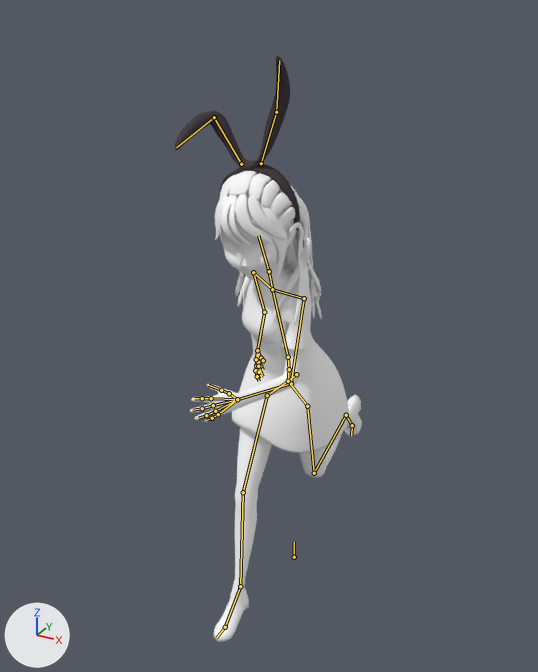
The Blender file res/alice/alice.blend, before and after one commit.
Rendered twice from a 50 mm camera at (0.932, -1.878, 1.773) aimed at (-0.076, -0.044, 0.856). Lighting does not change. The marker at lower left points along +X, +Y and +Z. Both versions are drawn at frame 16 of the action 'Action'; the numbers are the values there. The bones that bend it are drawn over the model as lines.

The first picture shows 'Body', 'Bottoms', 'Hair', 'Hair.001', 'Hair.002', 'Ribbon'.
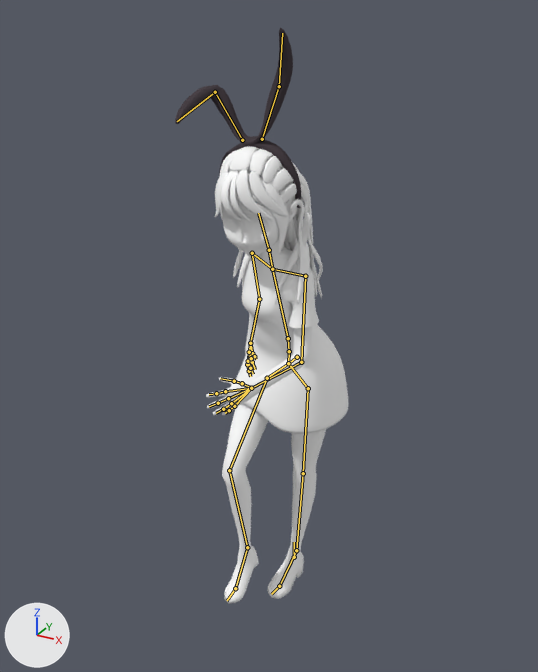
Location of each change, [x1, y1, x2, y2] in pixels of the pictures (538 x 672 px):
```json
{"object": "Body", "change": "posed", "before": [190, 180, 349, 453], "after": [206, 156, 348, 434], "on screen": "11% narrower"}
{"object": "Bottoms", "change": "posed", "before": [213, 395, 362, 642], "after": [222, 404, 326, 604]}
{"object": "Hair", "change": "posed", "before": [219, 171, 322, 326], "after": [219, 146, 323, 305]}
{"object": "Ribbon", "change": "posed", "before": [175, 56, 300, 230], "after": [175, 27, 301, 208]}
{"object": "Hair.001", "change": "posed", "before": [215, 194, 287, 245], "after": [215, 169, 289, 221]}
{"object": "Hair.002", "change": "posed", "before": [228, 196, 288, 276], "after": [220, 172, 289, 254]}
{"bone": "pelvis", "before": "(296, 374) to (288, 381)", "after": "(297, 357) to (288, 363)"}
{"bone": "spine_03", "before": "(288, 357) to (272, 289)", "after": "(288, 338) to (272, 269)"}
{"bone": "lowerarm_l", "before": "(304, 298) to (291, 383)", "after": "(305, 276) to (301, 362)"}
{"bone": "hand_l", "before": "(291, 383) to (237, 399)", "after": "(301, 362) to (251, 388)"}
{"bone": "lowerarm_r", "before": "(253, 272) to (264, 312)", "after": "(252, 253) to (259, 299)"}
{"bone": "hand_r", "before": "(264, 312) to (257, 350)", "after": "(259, 299) to (250, 343)"}
{"bone": "head", "before": "(269, 271) to (258, 235)", "after": "(269, 250) to (258, 213)"}
{"bone": "calf_l", "before": "(307, 406) to (314, 473)", "after": "(308, 388) to (303, 473)"}
{"bone": "foot_l", "before": "(314, 473) to (346, 415)", "after": "(303, 473) to (296, 550)"}
{"bone": "calf_r", "before": "(267, 395) to (243, 492)", "after": "(267, 378) to (229, 470)"}
{"bone": "foot_r", "before": "(243, 492) to (240, 586)", "after": "(229, 470) to (247, 547)"}
{"bone": "ball_r", "before": "(240, 586) to (225, 627)", "after": "(247, 547) to (235, 588)"}
```

Scene script edits in JSON lines:
```json
{"block": "bone_pelvis", "where": "bone_pelvis = bpy.data.objects['alice'].pose.bones['pelvis']  # child of 'Root'"}
{"op": "set", "path": "bone_pelvis.location", "old": "(0.0, -0.002, 0.051)", "new": "(0.0, 0.0, -0.009)"}
{"block": "bone_spine_03", "where": "bone_spine_03 = bpy.data.objects['alice'].pose.bones['spine_03']  # child of 'spine_02'"}
{"op": "set", "path": "bone_spine_03.rotation_quaternion", "old": "(0.984, 0.056, -0.164, -0.009)", "new": "(0.984, 0.056, -0.136, -0.008)", "note": "degrees (7, -19, -2) -> degrees (7, -16, -2)"}
{"block": "bone_lowerarm_l", "where": "bone_lowerarm_l = bpy.data.objects['alice'].pose.bones['lowerarm_l']  # child of 'upperarm_l'"}
{"op": "set", "path": "bone_lowerarm_l.rotation_quaternion", "old": "(0.906, -0.358, -0.217, 0.032)", "new": "(0.915, -0.315, -0.191, 0.046)", "note": "degrees (-46, -22, 13) -> degrees (-40, -19, 13)"}
{"block": "bone_hand_l", "where": "bone_hand_l = bpy.data.objects['alice'].pose.bones['hand_l']  # child of 'lowerarm_l'"}
{"op": "set", "path": "bone_hand_l.rotation_quaternion", "old": "(0.927, -0.297, 0.114, 0.193)", "new": "(0.932, -0.269, 0.118, 0.173)", "note": "degrees (-33, 19, 18) -> degrees (-30, 19, 16)"}
{"block": "bone_lowerarm_r", "where": "bone_lowerarm_r = bpy.data.objects['alice'].pose.bones['lowerarm_r']  # child of 'upperarm_r'"}
{"op": "set", "path": "bone_lowerarm_r.rotation_quaternion", "old": "(0.981, -0.047, -0.042, -0.176)", "new": "(0.975, -0.07, -0.017, -0.164)", "note": "degrees (-4, -6, -20) -> degrees (-8, -3, -19)"}
{"block": "bone_hand_r", "where": "bone_hand_r = bpy.data.objects['alice'].pose.bones['hand_r']  # child of 'lowerarm_r'"}
{"op": "set", "path": "bone_hand_r.rotation_quaternion", "old": "(0.963, 0.169, -0.156, -0.131)", "new": "(0.961, 0.134, -0.147, -0.138)", "note": "degrees (22, -15, -18) -> degrees (18, -15, -19)"}
{"block": "bone_head", "where": "bone_head = bpy.data.objects['alice'].pose.bones['head']  # child of 'neck_01'"}
{"op": "set", "path": "bone_head.rotation_quaternion", "old": "(0.971, -0.152, 0.177, 0.045)", "new": "(0.971, -0.153, 0.149, 0.039)", "note": "degrees (-17, 21, 2) -> degrees (-18, 18, 2)"}
{"block": "bone_calf_l", "where": "bone_calf_l = bpy.data.objects['alice'].pose.bones['calf_l']  # child of 'thigh_l'"}
{"op": "set", "path": "bone_calf_l.rotation_quaternion", "old": "(0.989, 0.116, 0.037, 0.085)", "new": "(0.996, -0.023, 0.03, 0.086)", "note": "degrees (14, 3, 10) -> degrees (-2, 4, 10)"}
{"block": "bone_foot_l", "where": "bone_foot_l = bpy.data.objects['alice'].pose.bones['foot_l']  # child of 'calf_l'"}
{"op": "set", "path": "bone_foot_l.rotation_quaternion", "old": "(0.787, 0.604, -0.052, 0.113)", "new": "(0.999, -0.047, 0.004, -0.009)", "note": "degrees (74, -13, 7) -> degrees (-5, 0, -1)"}
{"block": "bone_calf_r", "where": "bone_calf_r = bpy.data.objects['alice'].pose.bones['calf_r']  # child of 'thigh_r'"}
{"op": "set", "path": "bone_calf_r.rotation_quaternion", "old": "(0.948, -0.293, 0.015, -0.084)", "new": "(0.892, -0.436, 0.024, -0.084)", "note": "degrees (-34, -1, -10) -> degrees (-52, -2, -10)"}
{"block": "bone_foot_r", "where": "bone_foot_r = bpy.data.objects['alice'].pose.bones['foot_r']  # child of 'calf_r'"}
{"op": "set", "path": "bone_foot_r.rotation_quaternion", "old": "(0.992, 0.121, 0.009, -0.015)", "new": "(0.871, 0.427, 0.032, -0.054)", "note": "degrees (14, 1, -2) -> degrees (52, 6, -4)"}
{"block": "bone_ball_r", "where": "bone_ball_r = bpy.data.objects['alice'].pose.bones['ball_r']  # child of 'foot_r'"}
{"op": "set", "path": "bone_ball_r.rotation_quaternion", "old": "(0.981, 0.173, -0.067, -0.046)", "new": "(0.993, 0.101, -0.063, -0.011)", "note": "degrees (20, -7, -7) -> degrees (12, -7, -2)"}
```
